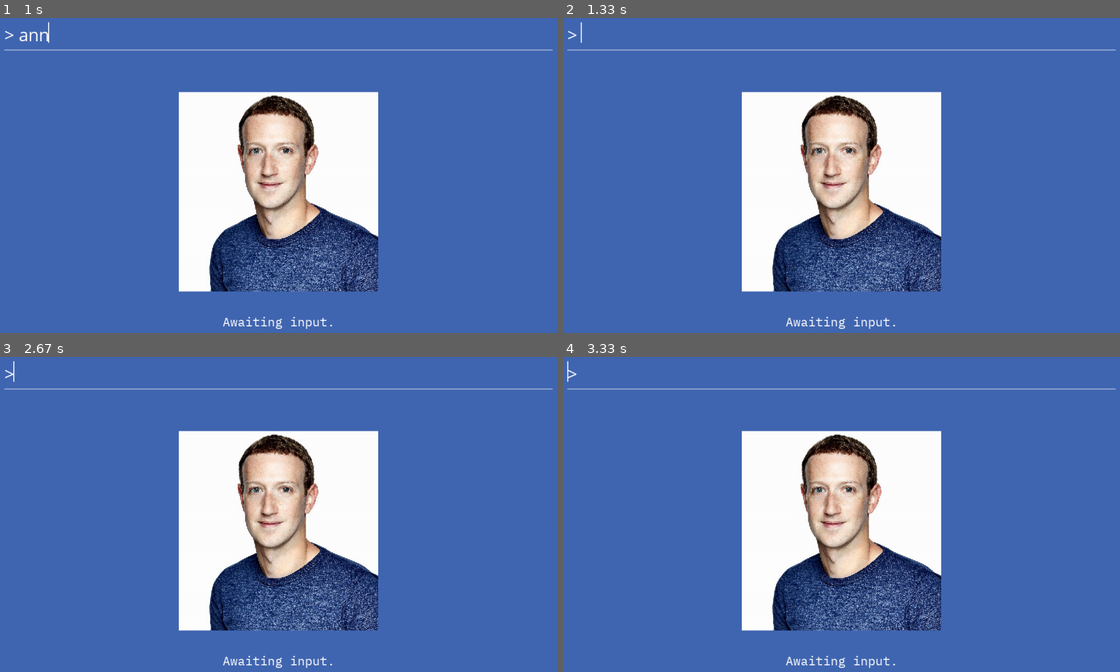
Above: before the commit, frames 1-4 (two rows, left to right).
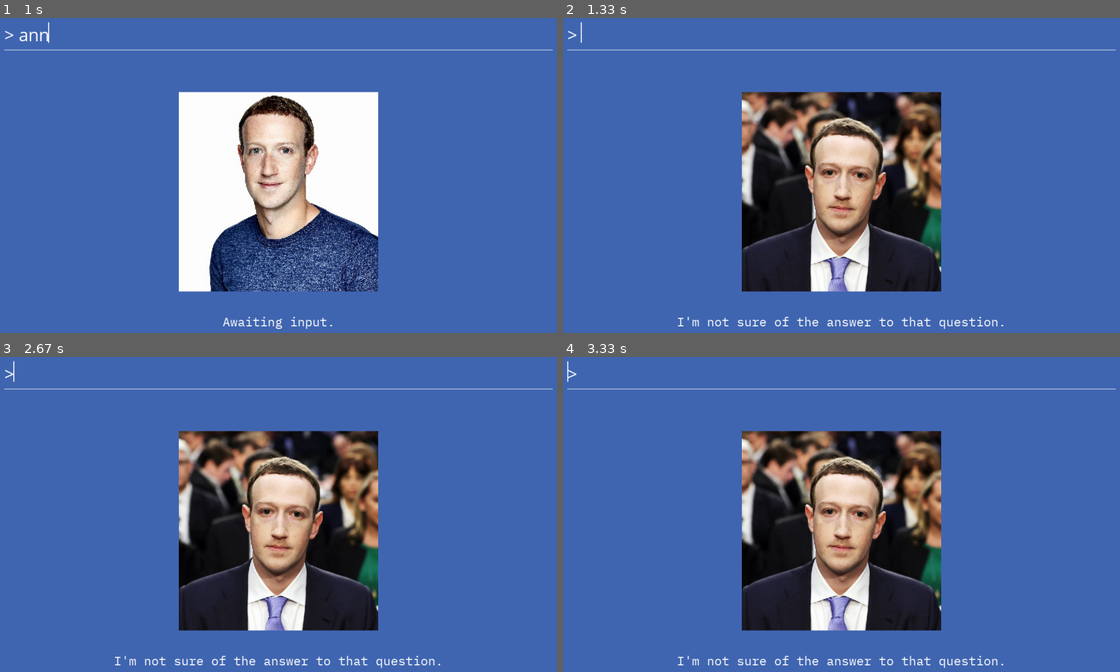
Above: after the commit, the same moments.

Repository: FrancisLangit/zuckbot
Game: pygame game, started from zuckbot/main.py
Same seed, same stepped clock (60 frames per second), same inputs: the game is played once before the commit and once after it.
Inputs:
- Up to frame 1 (1 s): tap Enter at 0.33 s; type "ann" at 0.67 s
- Up to frame 2 (1.33 s): tap Enter at 1, 1.22 s
- Up to frame 3 (2.67 s): hold Right 1.55-2.02 s; hold Right 2.1-2.57 s; hold Left from 2.6 s (still down)
- Up to frame 4 (3.33 s): release Left at 3.13 s; hold Left from 3.17 s (still down)

Frame 1 is identical in both runs. In frame 2, 22% of the frame differs, in the area x 20-80%, y 23-99%; in frame 3, 22%; in frame 4, 22%.

Commit message:
Have Zuckbot text and image update upon prompt

Diff:
--- a/zuckbot/gamestates/objects/zuckbot.py
+++ b/zuckbot/gamestates/objects/zuckbot.py
@@ -1,7 +1,7 @@
 import random
 
+import gtts
 import pygame
-import pyttsx3
 
 from .centered_text import Centered_Text
 
@@ -17,21 +17,13 @@
         self.screen = gamestate.screen
         self.screen_rect = gamestate.screen_rect
 
-        self.tts_engine = pyttsx3.init()
         self.answers = self._get_answers_dict()
 
-        self.image = pygame.image.load(self.settings.zuckbot_neutral_filename)
-        self.image_rect = self.image.get_rect(center=self.screen_rect.center)
-        self.image_rect.y -= 10
+        self.answer_image = pygame.image.load(self.settings.zuckbot_neutral_filename)
+        self.answer_image_rect = self.answer_image.get_rect(center=self.screen_rect.center)
+        self.answer_image_rect.y -= 10
 
-        self.answer_text = Centered_Text(
-            gamestate,
-            self.settings.font_mono_filename,
-            25,
-            self.settings.font_color,
-            "Awaiting input.",
-            250,
-        )
+        self.answer_text = self._get_answer_text('Awaiting input.')
 
 
     def _get_answers_dict(self):
@@ -58,15 +50,41 @@
         return random.choice(list(self.answers.items()))
 
 
+    def _get_answer_text(self, answer_string):
+        """Returns Centered_Text instance with text set to answer_string."""
+        return Centered_Text(
+            self.gamestate,
+            self.settings.font_mono_filename,
+            25,
+            self.settings.font_color,
+            answer_string,
+            250,
+        )
+
+
+    def _update_visuals(self, answer_image, answer_string):
+        """Updates the answer image and answer text of Zuckbot."""
+        self.answer_image = answer_image
+        self.answer_text = self._get_answer_text(answer_string)
+
+
+    def _say_answer(self, answer_string):
+        """Makes text-to-speech engine of Zuckbot say answer string passed.
+
+        Argument:
+            answer_string (str) : String for TTS engine to say."""
+        pass
+
+
     def answer(self):
         """Makes Zuckbot speak an answer and display an image from a randomly
         chosen tuple value."""
         answer = self._get_answer()
-        self.tts_engine.say(answer[0])
-        self.tts_engine.runAndWait()
+        self._update_visuals(answer[1], answer[0])
+        self._say_answer(answer[0])
 
 
     def blitme(self):
         """Blits the object onto the screen."""
-        self.screen.blit(self.image, self.image_rect)
+        self.screen.blit(self.answer_image, self.answer_image_rect)
         self.answer_text.blitme()
--- a/zuckbot/settings.py
+++ b/zuckbot/settings.py
@@ -25,32 +25,28 @@
 
         # Zuckbot Answers
         self.zuckbot_affirmative_answers = [
-            "Yes, I believe that that's correct",
-            ('If you do the things that are easier first, then you can '
-             'actually make a lot of progress.'),
+            "I don't see why that isn't possible.",
             "It's almost a disadvantage if you're not on it now",
+            'Sure, if you do the things that are easier first.',
             "There's a lot of that in Silicon Valley",
-            "I don't see why that isn't possible."
             'Yes.',
+            "Yes, I believe that that's correct.",
         ]
         self.zuckbot_noncomittal_answers = [
+            "Can't really give you an answer to that one."
+            "I don't know the answer to that off the top of my head.",
+            'I hope not.',
             "I'm not sure what that means.",
             "I'm not sure of the answer to that question.",
-            'I hope not.',
-            ('This is a complex issue that I think deserves more than a '
-             'one word answer.'),
-            "I don't know the answer to that off the top of my head.",
             'Maybe.',
-            "Can't really give you an answer to that one."
+            'This is a complex issue that deserves more than one word.',
         ]
         self.zuckbot_negative_answers = [
-            ('A squirrel dying in front of your house may be more relevant '
-             'to your interests right now.'),
+            'A squirrel dying in front of your house may be more relevant.',
             "Certainly doesn't feel like that to me.",
+            'I think that is somewhat of a burden.',
+            "No.",
             "No, I would not choose to do that publicly here.",
-            ("If you're always under the pressure of real identity, I think "
-             "that is somewhat of a burden."),
-            "No.",
         ]
 
         # Zuckbot Images
